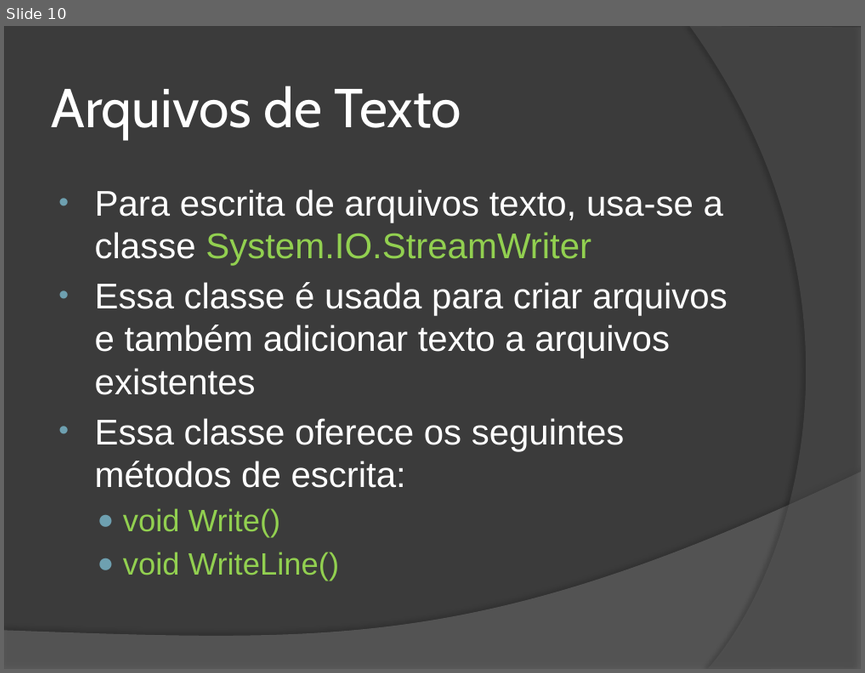
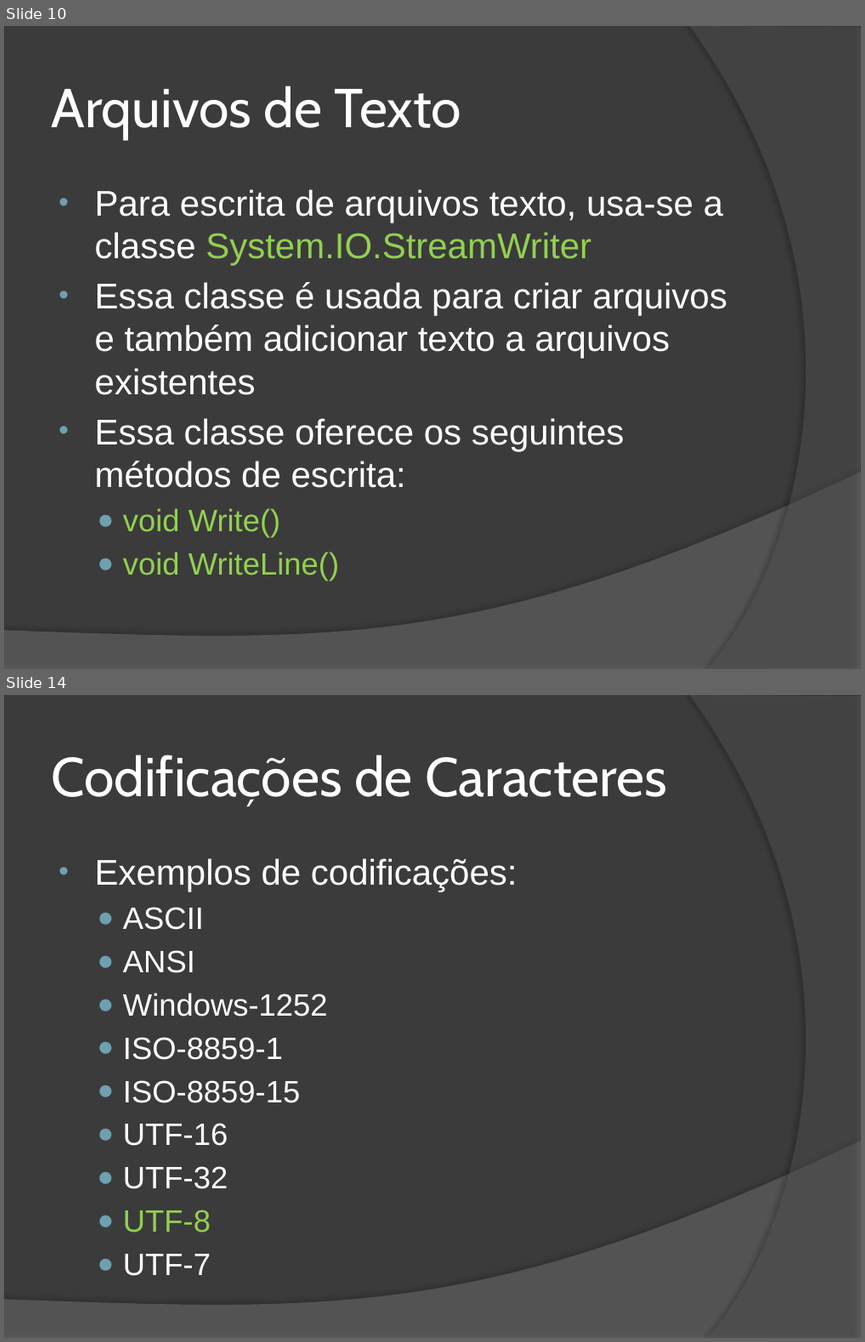
Before and after one commit to wind39/wind39.github.io, a slide deck: curso/modulo2capitulo3-off.pptx. Shown one above the other, each under a label of ours: slide 10 before the commit, slides 10 and 14 after it; the slides between them are not shown. The pictures are 865x673 and 865x1342 pixels, drawn with LibreOffice and Linux fonts; fonts in the diff are those of the drawing. Boxes give left, top, right and bottom in pixels: in the first picture for what was removed or moved away, otherwise in the second. Text is boxed around its words. In the diff, an @@ line names an element or a change of style, - is before the commit and + after.

```diff
--- a/curso/modulo2capitulo3-off.pptx
+++ b/curso/modulo2capitulo3-off.pptx
@@ slide 14 added at (x1=4, y1=695, x2=861, y2=1338), background #3B3B3B; not listed: 2 template elements that a slide beside it also shows @@
@@ title added at (x1=51, y1=755, x2=667, y2=807), 46 pt, text #FFFFFF @@
+Codificações de Caracteres
@@ text added at (x1=95, y1=858, x2=517, y2=1276), 26 pt, text #FFFFFF @@
+• Exemplos de codificações:
+  ● ASCII
+  ● ANSI
+  ● Windows-1252
+  ● ISO-8859-1
+  ● ISO-8859-15
+  ● UTF-16
+  ● UTF-32
+  ● UTF-8
+  ● UTF-7
```
Also in this commit, not shown: 1 slide changed, 3 other slides added, 11 other files.
